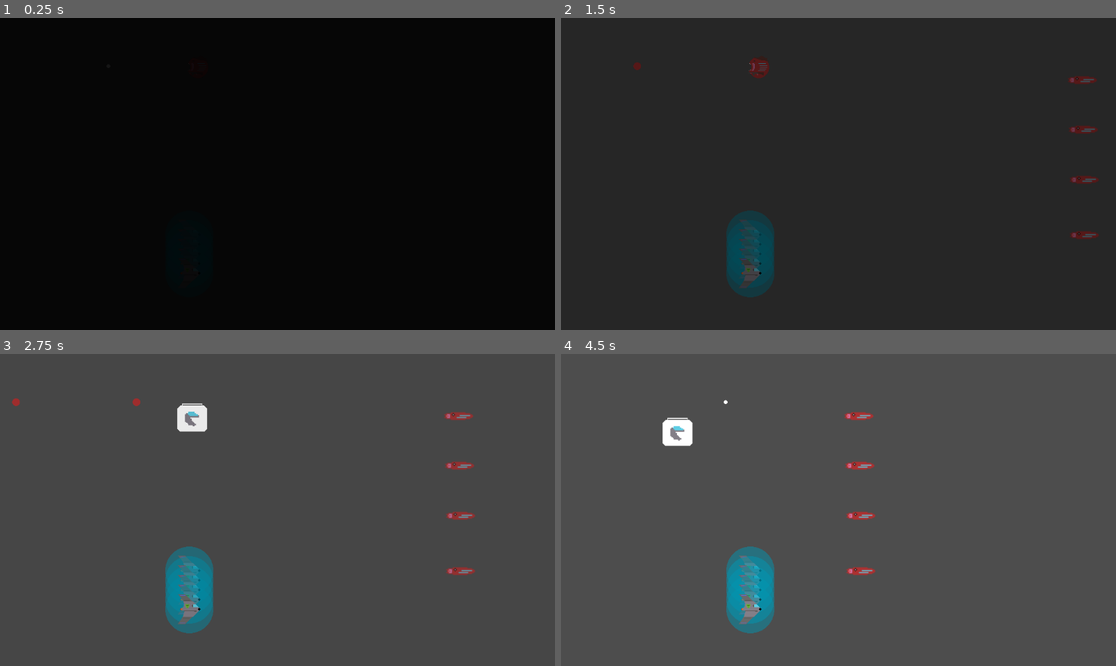
Above: before the commit, frames 1-4 (two rows, left to right).
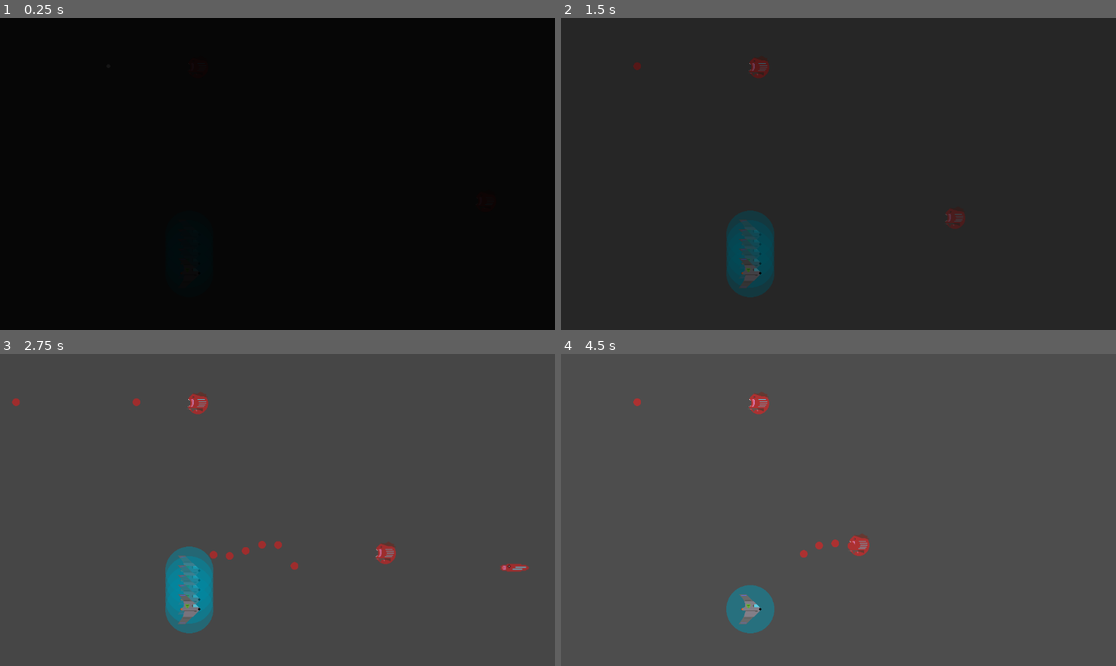
Above: after the commit, the same moments.

Repository: tfmertz/gamedevtv-jam-2026
Game: Godot game, scene res://scene/test/tom_test_level.tscn
Two runs of this game, one before a commit and one after it. Both use one fixed random seed, a clock stepped at 60 frames per second and the inputs below. This scene is started directly instead of the project's main scene.
Inputs:
- Up to frame 1 (0.25 s): no input
- Up to frame 2 (1.5 s): tap Enter at 0.5 s; hold D (move_right) 0.53-1.28 s; tap F (cycle_formation) at 0.6 s; hold S (move_down) from 1.28 s (still down); tap R (cycle_spacing) at 1.35 s
- Up to frame 3 (2.75 s): release S (move_down) at 2.03 s; hold D (move_right) from 2.03 s (still down); tap G (sort_ships) at 2.1 s
- Up to frame 4 (4.5 s): release D (move_right) at 2.78 s; hold W (move_up) 2.78-3.53 s; tap 3 at 2.85 s; hold A (move_left) from 3.53 s (still down); tap 4 at 3.6 s; tap 5 at 4.35 s

The runs differ from the first frame. In frame 2, 0.6% of the frame differs, in the area x 69-97%, y 18-71%; in frame 3, 1.5%; in frame 4, 3.1%, in the area x 13-57%, y 12-87%.

Commit message:
Add tommy gun

Diff:
--- a/scene/test/tom_test_level.tscn
+++ b/scene/test/tom_test_level.tscn
@@ -2,24 +2,18 @@
 
 [ext_resource type="Script" uid="uid://co4dtuoeqqn0c" path="res://scene/test/tom_test_level.gd" id="1_4y81e"]
 [ext_resource type="PackedScene" uid="uid://b0orh6apr1yau" path="res://scene/bomber.tscn" id="2_ysgiw"]
+[ext_resource type="PackedScene" uid="uid://dyfe2xuytxb4s" path="res://src/tommy_gun.tscn" id="3_wpmb4"]
 
 [node name="TomTestLevel" type="Node2D" unique_id=1564966178]
 script = ExtResource("1_4y81e")
 
 [node name="Timer" type="Timer" parent="." unique_id=1492819669]
 wait_time = 2.0
-autostart = true
+
+[node name="TommyGun" parent="." unique_id=979594765 instance=ExtResource("3_wpmb4")]
+position = Vector2(1015, 379)
 
 [node name="Bomber" parent="." unique_id=608566180 instance=ExtResource("2_ysgiw")]
-position = Vector2(1200, 336)
-
-[node name="Bomber4" parent="." unique_id=962848810 instance=ExtResource("2_ysgiw")]
-position = Vector2(1200, 451)
-
-[node name="Bomber2" parent="." unique_id=657605256 instance=ExtResource("2_ysgiw")]
-position = Vector2(1196, 129)
-
-[node name="Bomber3" parent="." unique_id=1973112670 instance=ExtResource("2_ysgiw")]
-position = Vector2(1198, 232)
+position = Vector2(1316, 444)
 
 [connection signal="timeout" from="Timer" to="." method="_on_timer_timeout"]
--- /dev/null
+++ b/scene/tommy_gun.gd
@@ -0,0 +1,55 @@
+extends Enemy
+
+@onready var attack_timer: Timer = $AttackTimer
+
+@export var bullet_scene : PackedScene
+@export var attack_delay := .05
+@export var attack_spread := 10
+@export var clip_size := 8
+@export var movement_duration := 1.25
+@export var movement_spread := 25
+@export var movement_distance := 400
+
+var is_attacking := false
+
+# Called when the node enters the scene tree for the first time.
+func _ready() -> void:
+	if not bullet_scene:
+		assert(bullet_scene != null, "Bullet scene needs to be defined to shoot!")
+
+	set_new_target()
+
+func _process(delta: float) -> void:
+	if not move_tween.is_running() and not is_attacking:
+		set_new_target()
+
+func _attack() -> void:
+	# spawn "clip_size" bullets at "spread" vectors
+	for i in range(clip_size):
+		var new_bullet : Bullet = bullet_scene.instantiate()
+		new_bullet.position = position
+		get_tree().root.add_child(new_bullet)
+		new_bullet.set_bullet_type(Bullet.BulletType.ENEMY_2)
+		new_bullet.direction = random_direction_around(Vector2.LEFT, attack_spread)
+		attack_timer.wait_time = attack_delay
+		attack_timer.start()
+		# wait "attack_deplay" for next bullet instantiation
+		await attack_timer.timeout
+
+# move to a new position, flash, and then bust your load
+func set_new_target() -> void:
+	# random angle LEFT between
+	var dir = random_direction_around(Vector2.LEFT, movement_spread)
+	var new_target = (dir * movement_distance) + position
+
+	# move_to is from base Enemy class
+	var tween = move_to(new_target, movement_duration)
+
+	# wait until movement tween is done to attack
+	await tween.finished
+	is_attacking = true
+	# flash is from base Enemy class
+	await flash()
+	# wait for attack to finish until moving again
+	await _attack()
+	is_attacking = false
--- a/src/enemy.gd
+++ b/src/enemy.gd
@@ -8,8 +8,13 @@
 @export var speed := 100
 
 var velocity := Vector2.ZERO
+var move_tween : Tween
 
 func _physics_process(delta: float) -> void:
+	if position.x < -50:
+		# silently die offscreen
+		queue_free()
+
 	_move(delta)
 
 func _move(delta: float) -> void:
@@ -27,9 +32,25 @@
 	# play flash
 	var tween := create_tween()
 	tween.set_loops(3)
-	tween.tween_property(self, "modulate:a", 0.5, 0.2)
-	tween.tween_property(self, "modulate:a", 1.0, 0.2)
+	tween.tween_property(self, "modulate:a", 0.5, 0.1)
+	tween.tween_property(self, "modulate:a", 1.0, 0.1)
 	await tween.finished
+
+func move_to(target: Vector2, duration: float = 0.5,
+	trans: Tween.TransitionType = Tween.TRANS_CUBIC,
+	ease_type: Tween.EaseType = Tween.EASE_IN_OUT) -> Tween:
+	if move_tween and move_tween.is_valid():
+		move_tween.kill()
+	move_tween = create_tween()
+	move_tween.tween_property(self, "position", target, duration)\
+		.set_trans(trans)\
+		.set_ease(ease_type)
+	return move_tween
+
+# Helper to get a random direction within a spread
+func random_direction_around(base: Vector2, spread_degrees: float = 45.0) -> Vector2:
+	var angle_offset = randf_range(-deg_to_rad(spread_degrees), deg_to_rad(spread_degrees))
+	return base.normalized().rotated(angle_offset)
 
 func _die() -> void:
 	pass
--- /dev/null
+++ b/src/tommy_gun.tscn
@@ -0,0 +1,23 @@
+[gd_scene format=3 uid="uid://dyfe2xuytxb4s"]
+
+[ext_resource type="Script" uid="uid://b8pblu5cobv4a" path="res://scene/tommy_gun.gd" id="1_iw8w3"]
+[ext_resource type="PackedScene" uid="uid://v6bv60s1f1d6" path="res://scene/bullet.tscn" id="2_mq4bw"]
+[ext_resource type="Texture2D" uid="uid://b81jlh5w56xmf" path="res://assets/art/big_enemy.png" id="2_srckj"]
+
+[sub_resource type="CircleShape2D" id="CircleShape2D_mq4bw"]
+radius = 24.0
+
+[node name="TommyGun" type="Area2D" unique_id=979594765]
+collision_layer = 2
+script = ExtResource("1_iw8w3")
+bullet_scene = ExtResource("2_mq4bw")
+movement_distance = 200
+
+[node name="Sprite2D" type="Sprite2D" parent="." unique_id=1167430700]
+position = Vector2(-11, -2)
+texture = ExtResource("2_srckj")
+
+[node name="CollisionShape2D" type="CollisionShape2D" parent="." unique_id=1060046115]
+shape = SubResource("CircleShape2D_mq4bw")
+
+[node name="AttackTimer" type="Timer" parent="." unique_id=284859033]
Not shown, added: scene/tommy_gun.gd.uid
